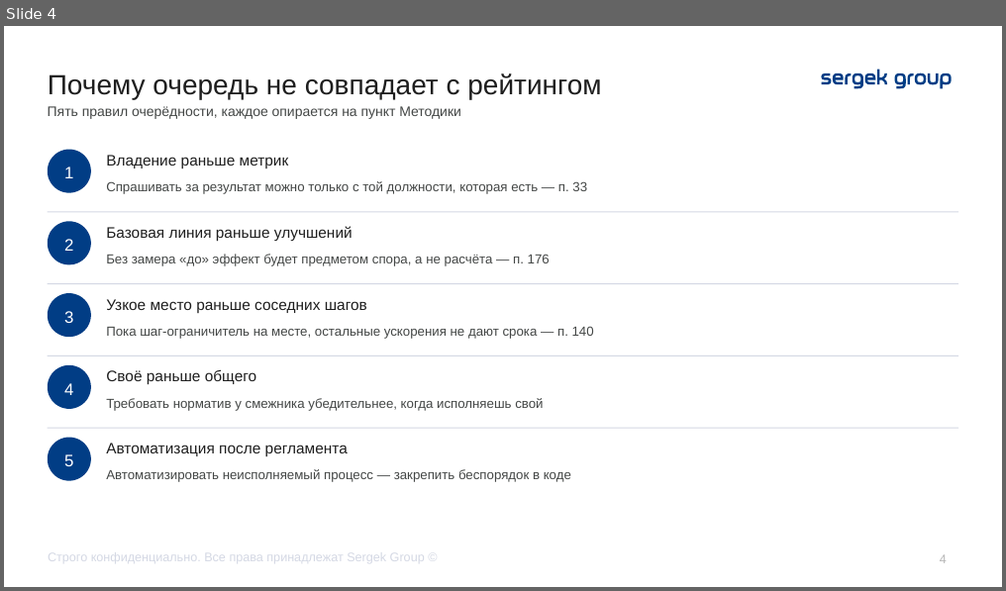
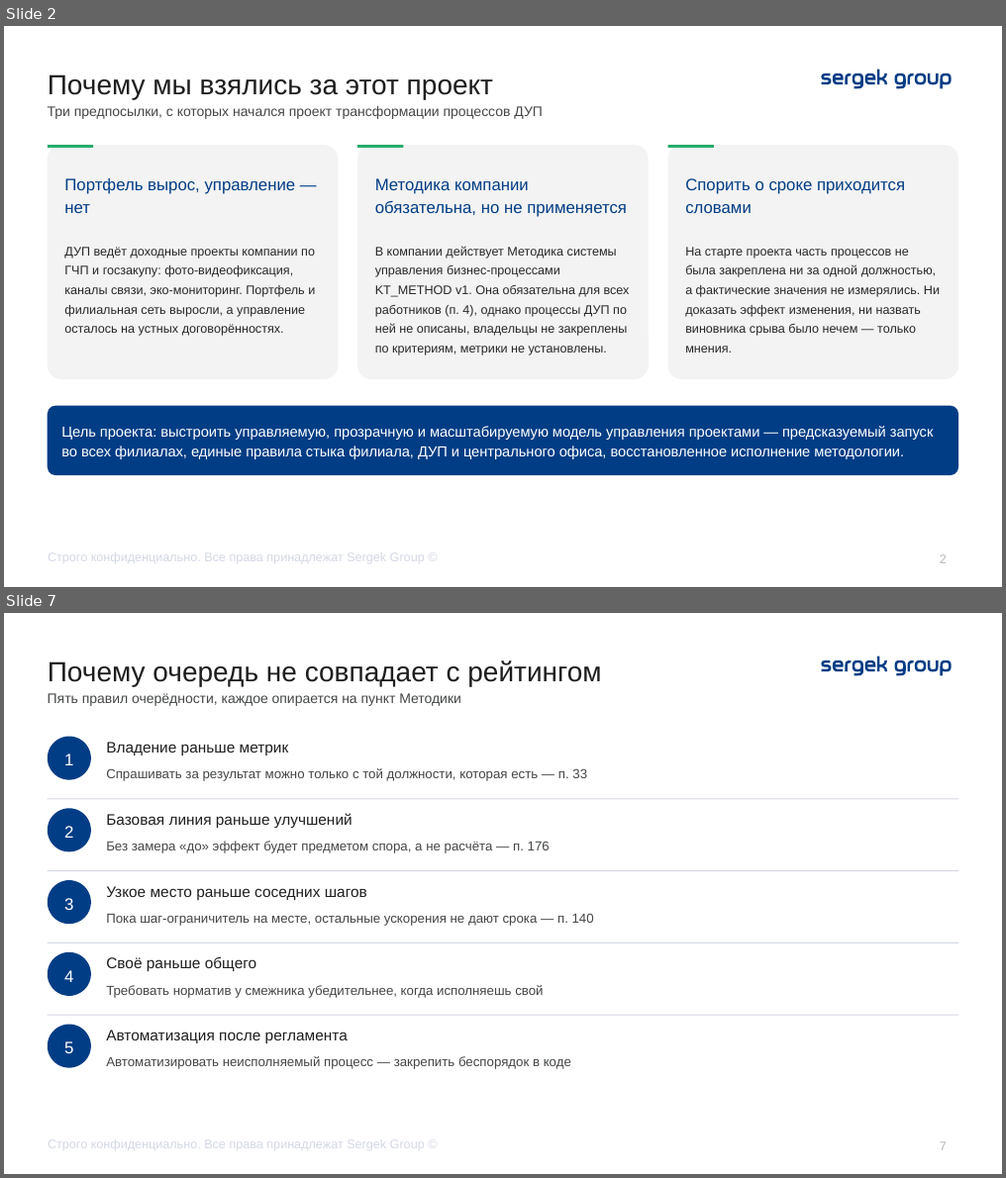
Before and after one commit to TemeshevProject/SG-DUP-Project, a slide deck: dup_project/02_Презентация/ДУП_Приоритеты_реинжиниринга_презентация.pptx. Shown one above the other, each under a label of ours: slide 4 before the commit, slides 2 and 7 after it; the slides between them are not shown. The pictures are 1006x591 and 1006x1178 pixels, drawn with LibreOffice and Linux fonts; fonts in the diff are those of the drawing. Boxes give left, top, right and bottom in pixels: in the first picture for what was removed or moved away, otherwise in the second. Text is boxed around its words. In the diff, an @@ line names an element or a change of style, - is before the commit and + after.

```diff
--- a/dup_project/02_Презентация/ДУП_Приоритеты_реинжиниринга_презентация.pptx
+++ b/dup_project/02_Презентация/ДУП_Приоритеты_реинжиниринга_презентация.pptx
@@ slide 2 added at <box>4,26,1002,587</box>, background #FFFFFF; not listed: 13 template elements that a slide beside it also shows @@
@@ text added at <box>48,75,493,99</box>, 20 pt, text #1E1E1E @@
+Почему мы взялись за этот проект
@@ text added at <box>48,106,543,119</box>, 10 pt, text #444746 @@
+Три предпосылки, с которых начался проект трансформации процессов ДУП
@@ rounded rectangle added at <box>47,145,338,379</box>, fill #F3F3F3 @@
@@ rectangle added at <box>47,145,93,148</box>, fill #28AB6A @@
@@ rounded rectangle added at <box>357,145,648,379</box>, fill #F3F3F3 @@
@@ rectangle added at <box>357,145,403,148</box>, fill #28AB6A @@
@@ rounded rectangle added at <box>667,145,958,379</box>, fill #F3F3F3 @@
@@ rectangle added at <box>667,145,714,148</box>, fill #28AB6A @@
@@ text added at <box>64,178,296,213</box>, 12 pt, text #013D85 @@
+Портфель вырос, управление — нет
@@ text added at <box>375,178,627,217</box>, 12 pt, text #013D85 @@
+Методика компании обязательна, но не применяется
@@ text added at <box>685,178,905,213</box>, 12 pt, text #013D85 @@
+Спорить о сроке приходится словами
@@ text added at <box>64,247,315,336</box>, 9 pt, text #282828 @@
+ДУП ведёт доходные проекты компании по ГЧП и госзакупу: фото-видеофиксация, каналы связи, эко-мониторинг. Портфель и филиальная сеть выросли, а управление осталось на устных договорённостях.
@@ text added at <box>375,246,630,356</box>, 9 pt, text #282828 @@
+В компании действует Методика системы управления бизнес-процессами KT_METHOD v1. Она обязательна для всех работников (п. 4), однако процессы ДУП по ней не описаны, владельцы не закреплены по критериям, метрики не установлены.
@@ text added at <box>685,247,940,353</box>, 9 pt, text #282828 @@
+На старте проекта часть процессов не была закреплена ни за одной должностью, а фактические значения не измерялись. Ни доказать эффект изменения, ни назвать виновника срыва было нечем — только мнения.
@@ rounded rectangle added at <box>47,406,958,476</box>, fill #013D85, 10.5 pt, text #FFFFFF @@
+Цель проекта: выстроить управляемую, прозрачную и масштабируемую модель управления проектами — предсказуемый запуск во всех филиалах, единые правила стыка филиала, ДУП и центрального офиса, восстановленное исполнение методологии.
@@ what was slide 4 is now slide 7 @@
@@ page number at <box>940,1142,946,1151</box>: text changed @@
-4
+7
```
Also in this commit, not shown: 4 slides changed, 6 other slides added, 3 other files.
